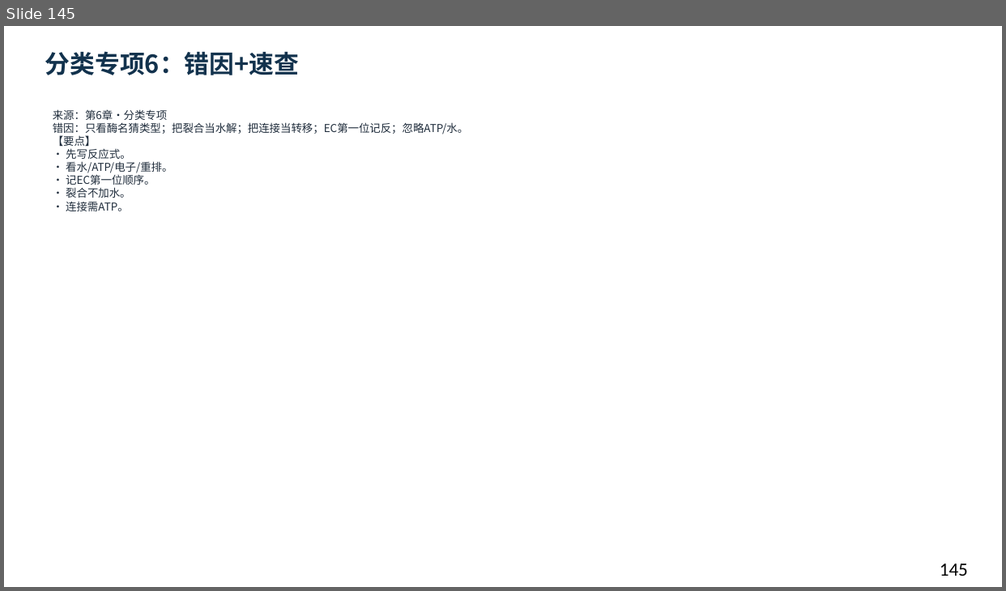
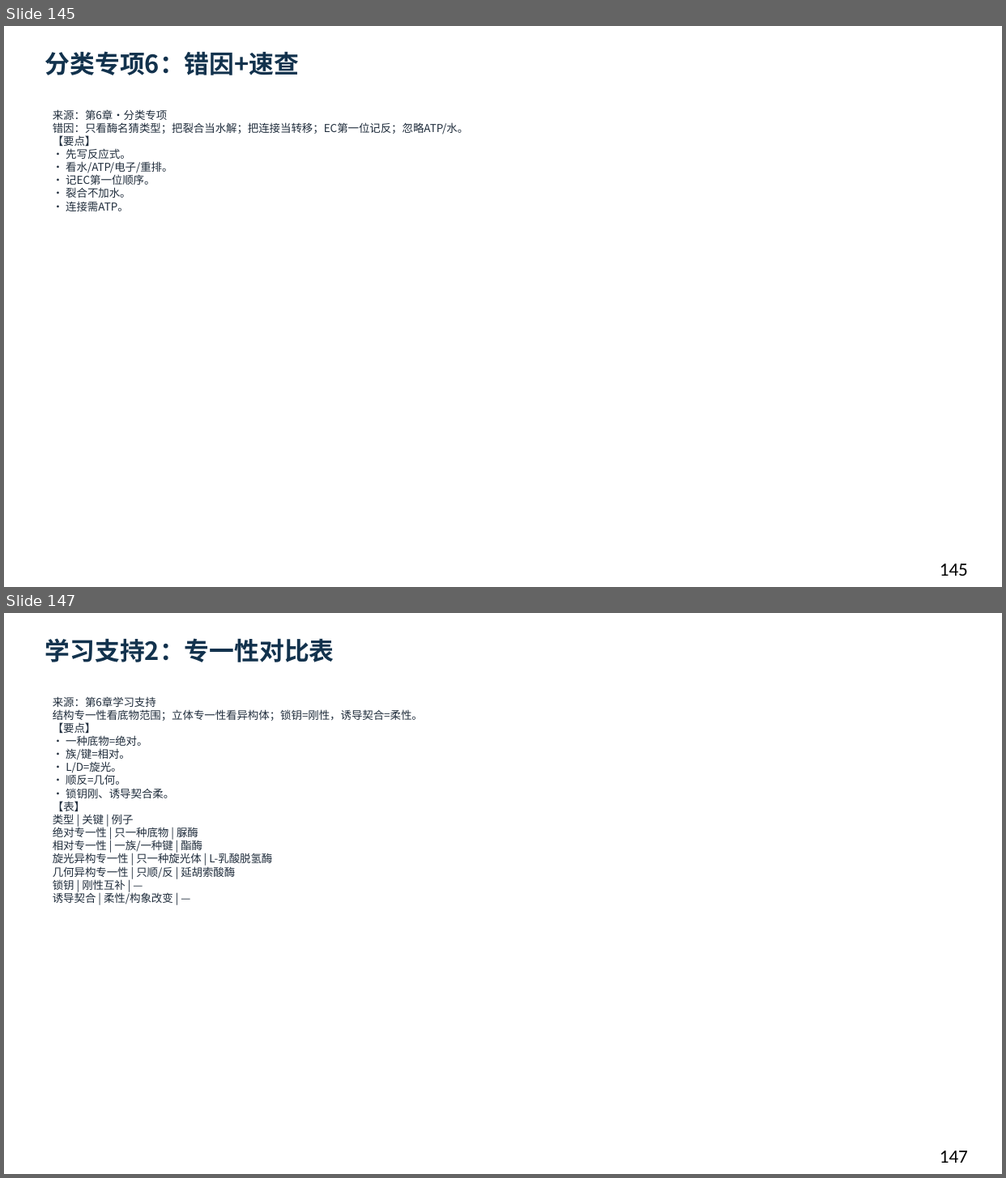
Before and after one commit to newkan-li/Biochemistry, a slide deck: downloads/bc06-ai-style.pptx. Shown one above the other, each under a label of ours: slide 145 before the commit, slides 145 and 147 after it; the slides between them are not shown. The pictures are 1006x591 and 1006x1178 pixels, drawn with LibreOffice and Linux fonts; fonts in the diff are those of the drawing. Boxes give left, top, right and bottom in pixels: in the first picture for what was removed or moved away, otherwise in the second. Text is boxed around its words. In the diff, an @@ line names an element or a change of style, - is before the commit and + after.

```diff
--- a/downloads/bc06-ai-style.pptx
+++ b/downloads/bc06-ai-style.pptx
@@ slide 147 added at bbox=[4, 613, 1002, 1174], background #FFFFFF @@
@@ text added at bbox=[45, 638, 334, 662], 24 pt, text #12324D, bold @@
+学习支持2：专一性对比表
@@ text added at bbox=[53, 696, 423, 905], 10.5 pt, text #202D3C @@
+来源：第6章学习支持
+结构专一性看底物范围；立体专一性看异构体；锁钥=刚性，诱导契合=柔性。
+【要点】
+• 一种底物=绝对。
+• 族/键=相对。
+• L/D=旋光。
+• 顺反=几何。
+• 锁钥刚、诱导契合柔。
+【表】
+类型 | 关键 | 例子
+绝对专一性 | 只一种底物 | 脲酶
+相对专一性 | 一族/一种键 | 酯酶
+旋光异构专一性 | 只一种旋光体 | L-乳酸脱氢酶
+几何异构专一性 | 只顺/反 | 延胡索酸酶
+锁钥 | 刚性互补 | —
+诱导契合 | 柔性/构象改变 | —
@@ text added at bbox=[940, 1151, 968, 1163], 18 pt, text #000000 @@
+147
```
Also in this commit, not shown: 12 slides changed, 5 other slides added, 6 other files.
